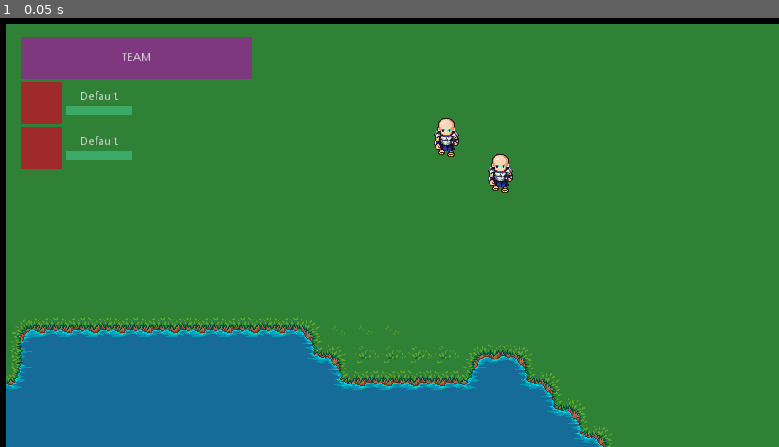
Above: before the commit, frame 1.
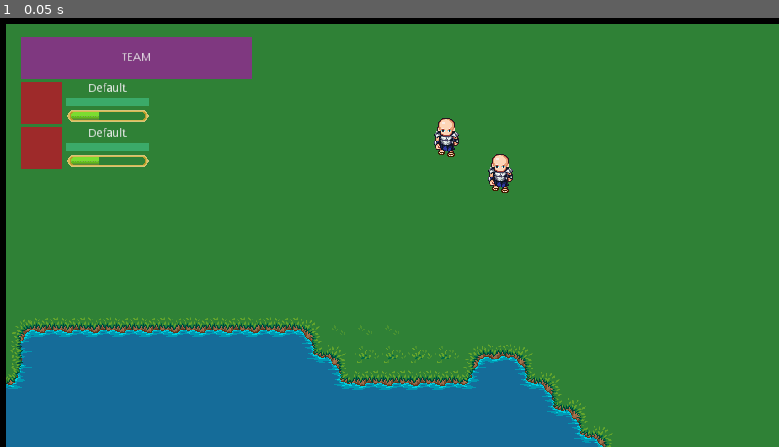
Above: after the commit, the same moment.

Repository: ToshRaka/ftl-metroidvania-civ-medieval
Game: Godot game, scene res://World.tscn
Two runs of this game, one before a commit and one after it. Both use one fixed random seed, a clock stepped at 60 frames per second and the inputs below.
Inputs:
- Up to frame 1 (0.05 s): no input

The runs differ from the first frame. In frame 1, 1.1% of the frame differs, in the area x 8-20%, y 15-35%.

Commit message:
Texture for HP bar

Diff:
--- a/src/Assets/TeamMemberHUD.tscn
+++ b/src/Assets/TeamMemberHUD.tscn
@@ -1,6 +1,8 @@
-[gd_scene load_steps=2 format=2]
+[gd_scene load_steps=4 format=2]
 
 [ext_resource path="res://Assets/TeamMemberHUD.gd" type="Script" id=1]
+[ext_resource path="res://Assets/textures/HUD/healthBarBG.png" type="Texture" id=2]
+[ext_resource path="res://Assets/textures/HUD/healthBarFill.png" type="Texture" id=3]
 
 [node name="TeamMemberHUD" type="MarginContainer"]
 light_mask = 3
@@ -14,7 +16,7 @@
 }
 
 [node name="HBoxContainer" type="HBoxContainer" parent="."]
-margin_right = 134.0
+margin_right = 154.0
 margin_bottom = 50.0
 size_flags_vertical = 0
 
@@ -26,21 +28,29 @@
 
 [node name="VBoxContainer" type="VBoxContainer" parent="HBoxContainer"]
 margin_left = 54.0
-margin_right = 134.0
+margin_right = 154.0
 margin_bottom = 50.0
 alignment = 1
 
 [node name="Label" type="Label" parent="HBoxContainer/VBoxContainer"]
-margin_top = 11.0
-margin_right = 80.0
-margin_bottom = 25.0
+margin_top = 1.0
+margin_right = 100.0
+margin_bottom = 15.0
 text = "Default"
 align = 1
 valign = 1
 
 [node name="ColorRect" type="ColorRect" parent="HBoxContainer/VBoxContainer"]
-margin_top = 29.0
-margin_right = 80.0
-margin_bottom = 39.0
+margin_top = 19.0
+margin_right = 100.0
+margin_bottom = 29.0
 rect_min_size = Vector2( 80, 10 )
 color = Color( 0.231373, 0.666667, 0.411765, 1 )
+
+[node name="HealthBar" type="TextureProgress" parent="HBoxContainer/VBoxContainer"]
+margin_top = 33.0
+margin_right = 100.0
+margin_bottom = 48.0
+value = 40.0
+texture_under = ExtResource( 2 )
+texture_progress = ExtResource( 3 )
Binary file added: src/Assets/textures/HUD/healthBarBG.png
Not shown, added: src/Assets/textures/HUD/healthBarBG.png.import
Binary file added: src/Assets/textures/HUD/healthBarFill.png
Not shown, added: src/Assets/textures/HUD/healthBarFill.png.import
Not shown, changed: .gitignore
Not shown, added: src/Assets/textures/HUD/healthBarBG.kra
Not shown, added: src/Assets/textures/HUD/healthBarFill.kra
